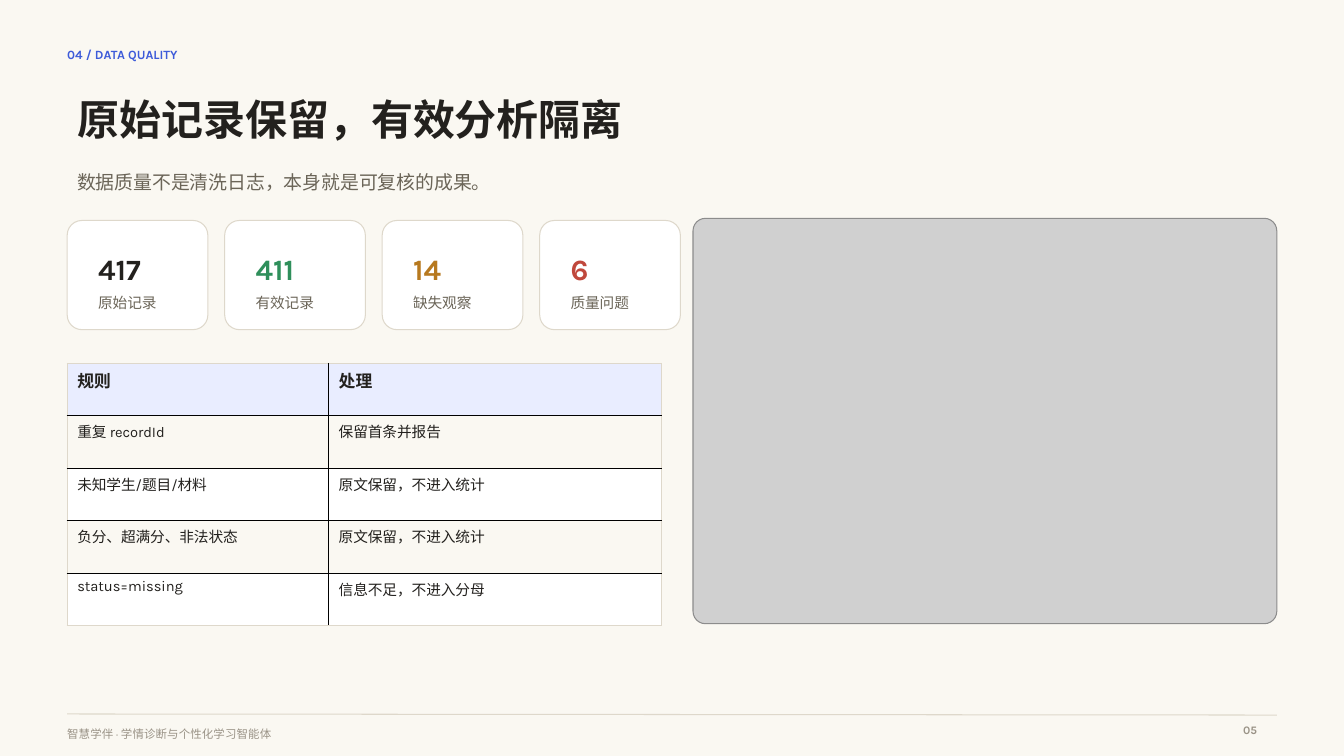
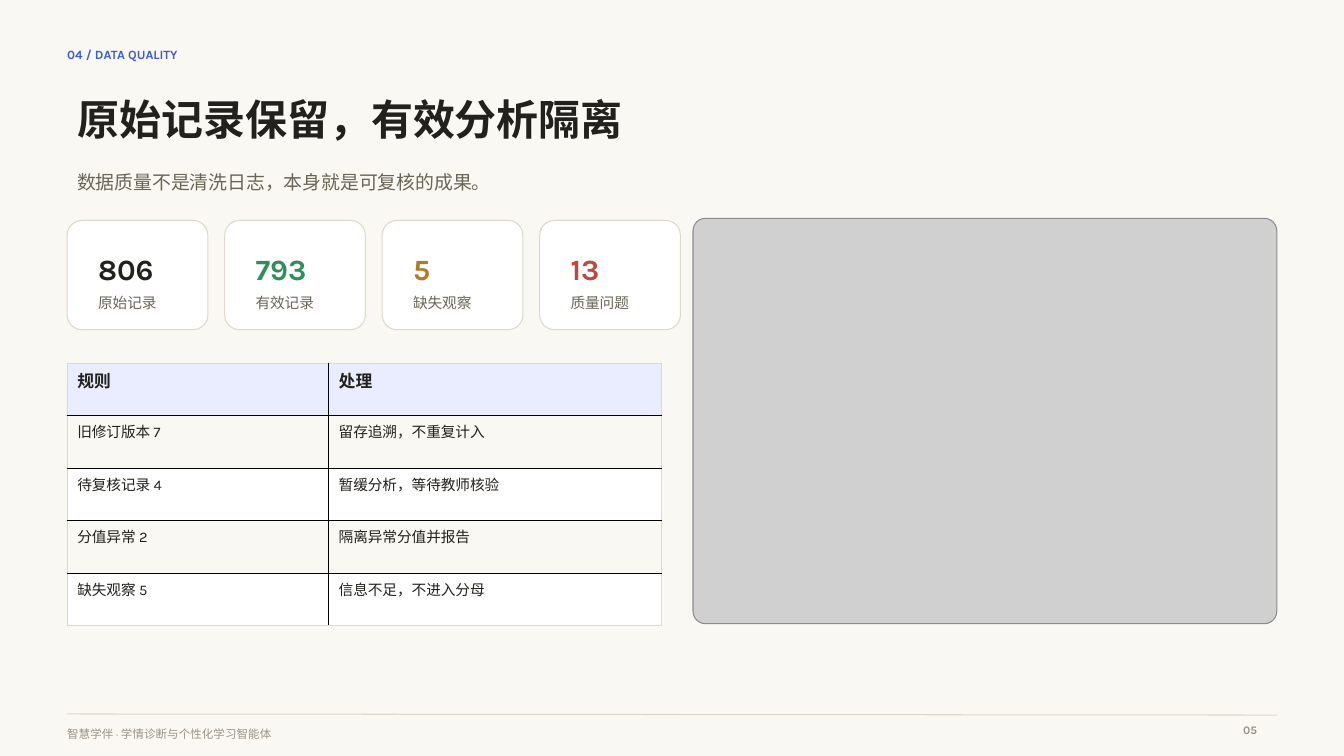
Before and after one commit to Cloud-Mars-ai/zhuxue-agent, a slide deck: slide 5 of docs/competition/deliverables/智慧学伴答辩PPT.pptx. Drawn at 1344x756 pixels with LibreOffice and Linux fonts; fonts in the diff are those of the drawing; grey boxes stand for pictures. Boxes give left, top, right and bottom in pixels: in the first picture for what was removed or moved away, otherwise in the second. Text is boxed around its words. In the diff, an @@ line names an element or a change of style, - is before the commit and + after.

```diff
--- a/docs/competition/deliverables/智慧学伴答辩PPT.pptx
+++ b/docs/competition/deliverables/智慧学伴答辩PPT.pptx
@@ text at (98, 260, 153, 281): text changed @@
-417
+806
@@ text at (256, 260, 307, 281): text changed @@
-411
+793
@@ text at (413, 261, 430, 281): text changed @@
-14
+5
@@ text at (571, 260, 600, 281): text changed @@
-6
+13
@@ table at (68, 363, 661, 625) @@
-row 2, column 1: 重复 recordId
+row 2, column 1: 旧修订版本 7
-row 2, column 2: 保留首条并报告
+row 2, column 2: 留存追溯，不重复计入
-row 3, column 1: 未知学生/题目/材料
+row 3, column 1: 待复核记录 4
-row 3, column 2: 原文保留，不进入统计
+row 3, column 2: 暂缓分析，等待教师核验
-row 4, column 1: 负分、超满分、非法状态
+row 4, column 1: 分值异常 2
-row 4, column 2: 原文保留，不进入统计
+row 4, column 2: 隔离异常分值并报告
-row 5, column 1: status=missing
+row 5, column 1: 缺失观察 5
```
Also in this commit, not shown: 4 other slides changed, 23 other files.
